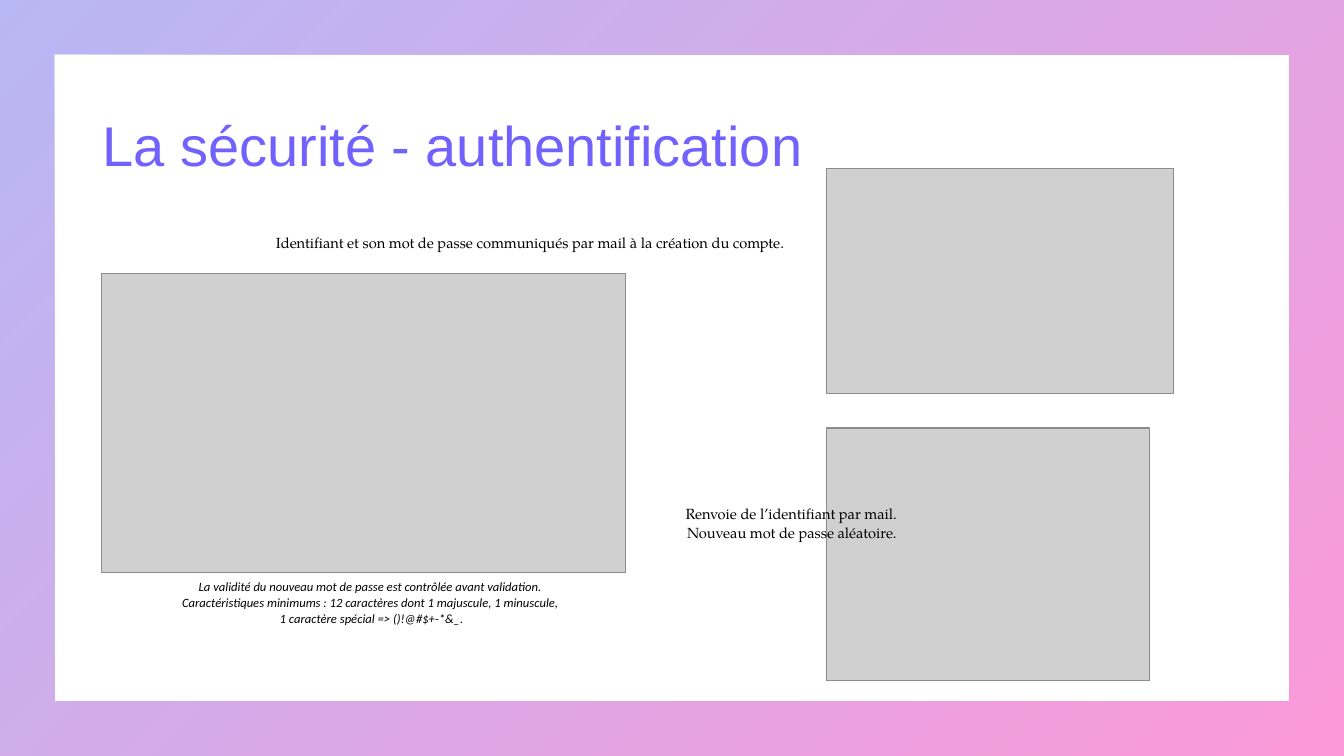
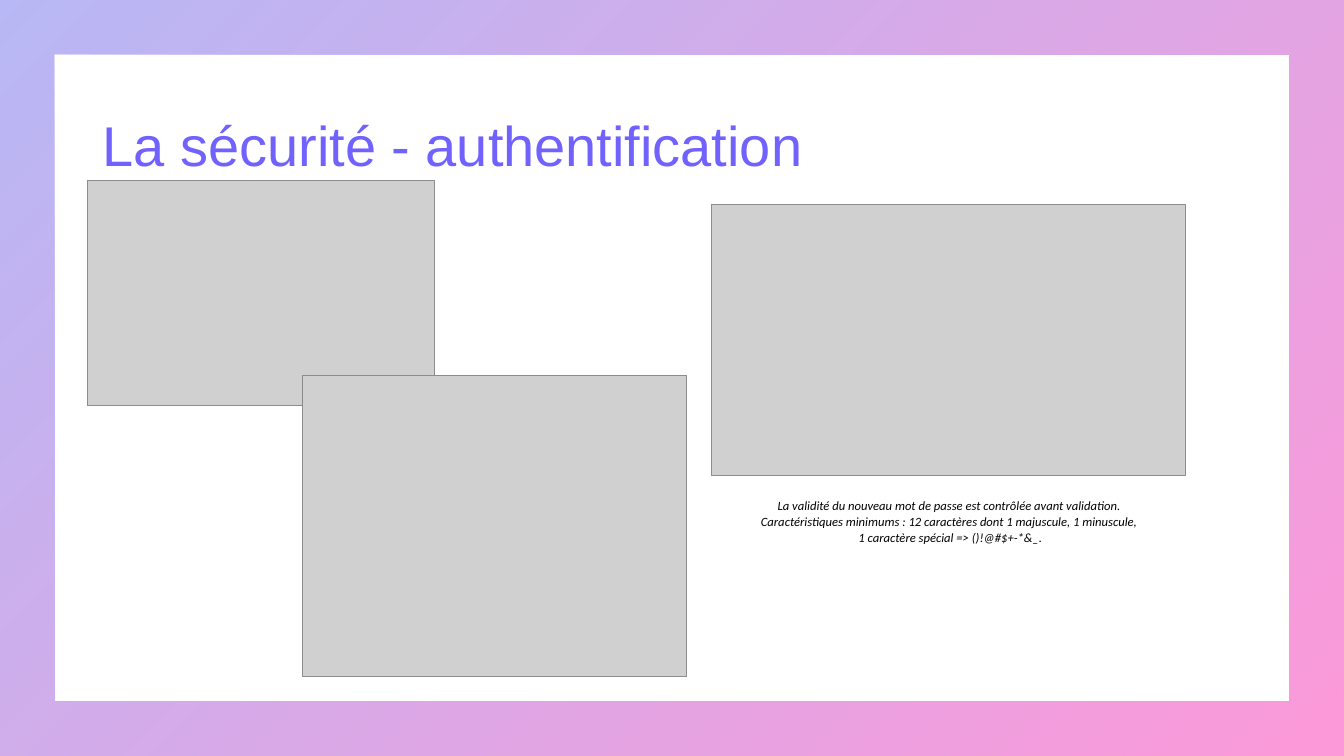
Before and after one commit to mapette/sos_immo_backend, a slide deck: slide 15 of doc/présentation V2.pptx. Drawn at 1344x756 pixels with LibreOffice and Linux fonts; fonts in the diff are those of the drawing; grey boxes stand for pictures. Boxes give left, top, right and bottom in pixels: in the first picture for what was removed or moved away, otherwise in the second. Text is boxed around its words. In the diff, an @@ line names an element or a change of style, - is before the commit and + after.

```diff
--- a/doc/présentation V2.pptx
+++ b/doc/présentation V2.pptx
@@ picture: place and size @@
-picture at box(827, 168, 1174, 393)
+picture at box(88, 180, 435, 405)
@@ picture: place and size @@
-picture at box(102, 273, 626, 573)
+picture at box(712, 205, 1187, 476)
@@ text removed at box(276, 237, 784, 252) @@
-Identifiant et son mot de passe communiqués par mail à la création du compte.
@@ picture: place and size @@
-picture at box(827, 429, 1150, 682)
+picture at box(302, 376, 687, 677)
@@ text removed at box(686, 504, 897, 545) @@
-Renvoie de l’identifiant par mail.
-Nouveau mot de passe aléatoire.
@@ text "La validité du nouveau mot ...": place and size @@
-text "La validité du nouveau mot ..." at box(182, 582, 559, 625)
+text "La validité du nouveau mot ..." at box(761, 501, 1137, 544)
```
Also in this commit, not shown: 12 other slides changed, 3 slides added, 2 slides removed, 8 other files.
